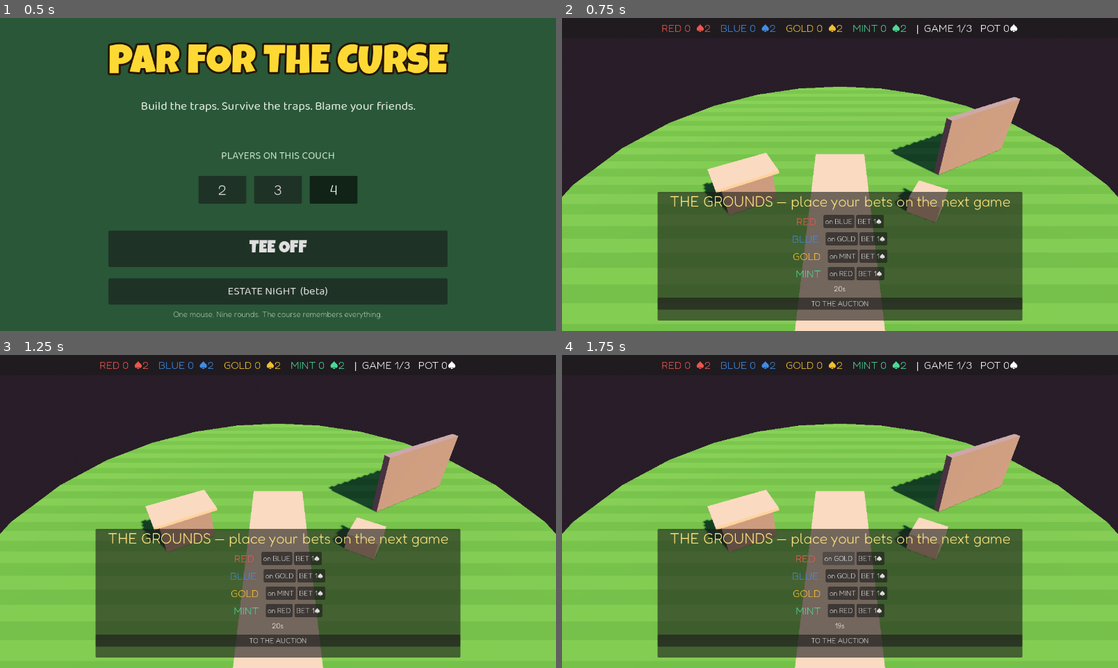
Above: before the commit, frames 1-4 (two rows, left to right).
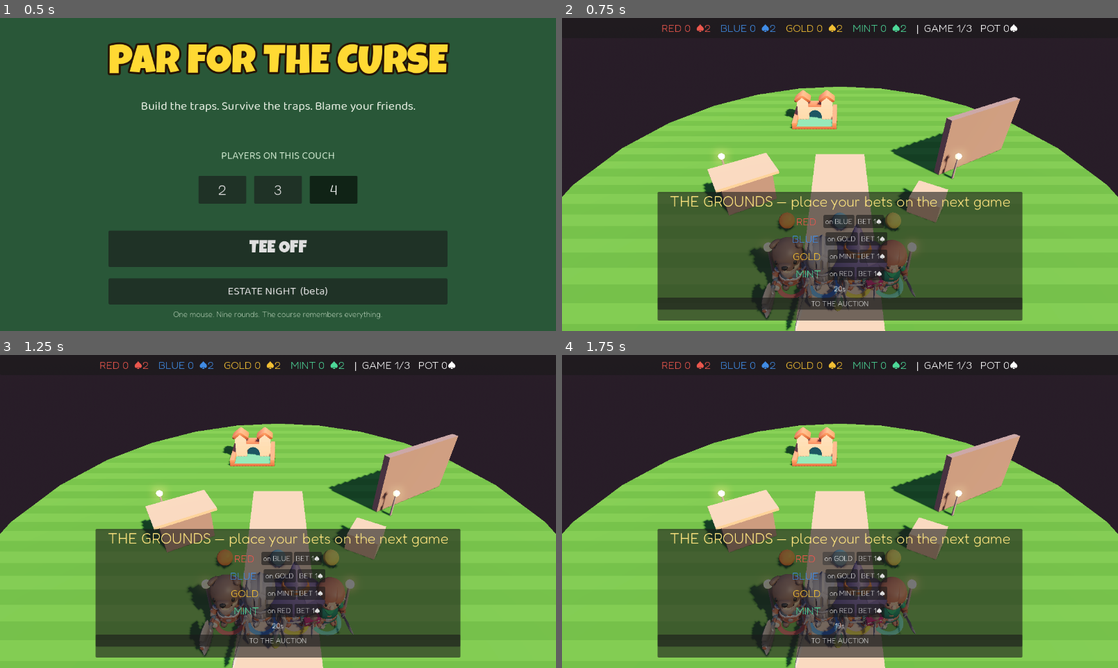
Above: after the commit, the same moments.

Repository: substrateagnostic/ill-will
Game: Godot game, scene res://scenes/menu.tscn
Same seed, same stepped clock (60 frames per second), same inputs: the game is played once before the commit and once after it.
Inputs:
- Up to frame 1 (0.5 s): no input
- Up to frame 2 (0.75 s): click "ESTATE NIGHT (beta)" at 0.5 s
- Up to frame 3 (1.25 s): no input
- Up to frame 4 (1.75 s): click "on BLUE" at 1.25 s

Frame 1 is identical in both runs. In frame 2, 4.9% of the frame differs, in the area x 27-72%, y 23-100%; in frame 3, 4.9%; in frame 4, 4.9%.

Commit message:
Estate E2a: walkable grounds - characters, click-to-walk, toys, lanterns, castle
EstateWalker (CharacterBody3D + KayKit anims, gamepad stick or mouse
select-and-send), physics toy balls, lantern glow, castle folly, bot
wandering in --estatebots, grounds frozen while minigames run.

Co-Authored-By: Claude Fable 5 <noreply@anthropic.com>

Diff:
--- a/estate/estate.gd
+++ b/estate/estate.gd
@@ -22,6 +22,9 @@
 var _module: Node = null
 var _bet_targets := {}
 var _monuments_drawn := 0
+var walkers: Array = []
+var _selected_walker := -1
+var _bot_wander_timer := 0.0
 
 @onready var cam: Camera3D = $Camera3D
 @onready var top_bar: HBoxContainer = $UI/TopBar/Row
@@ -38,6 +41,9 @@
 		elif arg == "--mockonly":
 			mockonly = true
 	EstateState.start_night(GameState.player_count)
+	PlayerInput.auto_assign(GameState.player_count)
+	_spawn_walkers()
+	_spawn_toys()
 	_redraw_monuments()
 	_redraw_graffiti()
 	banner.visible = false
@@ -48,7 +54,74 @@
 func get_phase_name() -> String:
 	return Phase.keys()[phase]
 
+const CHAR_SCENES := [
+	preload("res://assets/models/kaykit/Barbarian.glb"),
+	preload("res://assets/models/kaykit/Knight.glb"),
+	preload("res://assets/models/kaykit/Mage.glb"),
+	preload("res://assets/models/kaykit/Rogue.glb"),
+]
+
+func _spawn_walkers() -> void:
+	for i in EstateState.players.size():
+		var w := EstateWalker.new()
+		$Grounds/Walkers.add_child(w)
+		w.global_position = Vector3(-1.5 + i * 1.0, 0.1, 1.0)
+		w.setup(CHAR_SCENES[i], EstateState.players[i].color, i)
+		walkers.append(w)
+
+func _spawn_toys() -> void:
+	var colors := [Color(0.95, 0.5, 0.2), Color(0.4, 0.75, 0.95), Color(0.85, 0.85, 0.3)]
+	for i in 3:
+		var b := RigidBody3D.new()
+		b.mass = 0.5
+		var shape := CollisionShape3D.new()
+		var s := SphereShape3D.new()
+		s.radius = 0.3
+		shape.shape = s
+		b.add_child(shape)
+		var m := MeshInstance3D.new()
+		var mesh := SphereMesh.new()
+		mesh.radius = 0.3
+		mesh.height = 0.6
+		m.mesh = mesh
+		var mat := StandardMaterial3D.new()
+		mat.albedo_color = colors[i]
+		m.material_override = mat
+		b.add_child(m)
+		b.linear_damp = 0.6
+		b.angular_damp = 0.4
+		$Grounds/Toys.add_child(b)
+		b.global_position = Vector3(-2.0 + i * 2.0, 0.4, -1.5)
+
+func _unhandled_input(event: InputEvent) -> void:
+	if phase == Phase.GAME or _module != null:
+		return
+	if event is InputEventMouseButton and event.pressed and event.button_index == MOUSE_BUTTON_LEFT:
+		var origin := cam.project_ray_origin(event.position)
+		var dir := cam.project_ray_normal(event.position)
+		var space := get_world_3d().direct_space_state
+		var q := PhysicsRayQueryParameters3D.create(origin, origin + dir * 60.0, 3)
+		var hit := space.intersect_ray(q)
+		if hit.is_empty():
+			return
+		if hit.collider is EstateWalker:
+			_select_walker(hit.collider.player_idx)
+		elif _selected_walker >= 0:
+			walkers[_selected_walker].walk_target = hit.position
+
+func _select_walker(idx: int) -> void:
+	_selected_walker = idx
+	for w in walkers:
+		w.set_selected(w.player_idx == idx)
+	Sfx.play("card", -8.0)
+
 func _process(delta: float) -> void:
+	if bots and _module == null and not walkers.is_empty():
+		_bot_wander_timer -= delta
+		if _bot_wander_timer <= 0.0:
+			_bot_wander_timer = 1.6
+			var w: EstateWalker = walkers[EstateState.rng.randi_range(0, walkers.size() - 1)]
+			w.walk_target = Vector3(EstateState.rng.randf_range(-6.0, 6.0), 0, EstateState.rng.randf_range(-7.0, 1.5))
 	if phase == Phase.GROUNDS:
 		_grounds_timer -= delta
 		_update_grounds_clock()
@@ -234,6 +307,7 @@
 	var scene: PackedScene = load(info.scene)
 	_module = scene.instantiate()
 	$Grounds.visible = false
+	$Grounds.process_mode = Node.PROCESS_MODE_DISABLED
 	plinths.visible = false
 	$GraffitiWall.visible = false
 	$UI/TopBar.visible = false
@@ -266,6 +340,7 @@
 		_module.queue_free()
 		_module = null
 	$Grounds.visible = true
+	$Grounds.process_mode = Node.PROCESS_MODE_INHERIT
 	plinths.visible = true
 	$GraffitiWall.visible = true
 	$UI/TopBar.visible = true
--- a/estate/estate.tscn
+++ b/estate/estate.tscn
@@ -1,8 +1,24 @@
-[gd_scene load_steps=10 format=3]
+[gd_scene load_steps=14 format=3]
 
 [ext_resource type="Script" path="res://estate/estate.gd" id="1"]
 [ext_resource type="FontFile" path="res://assets/fonts/LuckiestGuy-Regular.ttf" id="2_luckiest"]
 [ext_resource type="Texture2D" path="res://assets/textures/grass_stripes.png" id="3_grass"]
+[ext_resource type="PackedScene" path="res://assets/models/minigolf/castle.glb" id="4_castle"]
+
+[sub_resource type="SphereMesh" id="lantern_mesh"]
+radius = 0.14
+height = 0.28
+
+[sub_resource type="StandardMaterial3D" id="mat_lantern"]
+albedo_color = Color(1, 0.9, 0.6, 1)
+emission_enabled = true
+emission = Color(1, 0.75, 0.35, 1)
+emission_energy_multiplier = 2.0
+
+[sub_resource type="CylinderMesh" id="post_mesh"]
+top_radius = 0.04
+bottom_radius = 0.05
+height = 1.1
 
 [sub_resource type="ProceduralSkyMaterial" id="sky_mat"]
 sky_top_color = Color(0.2, 0.25, 0.45, 1)
@@ -46,7 +62,53 @@
 radius = 12.0
 height = 0.5
 sides = 24
+use_collision = true
 material = SubResource("mat_lawn")
+
+[node name="Castle" parent="Grounds" instance=ExtResource("4_castle")]
+transform = Transform3D(2.6, 0, 0, 0, 2.6, 0, 0, 0, 2.6, -1.5, 0, -10.5)
+
+[node name="Walkers" type="Node3D" parent="Grounds"]
+
+[node name="Toys" type="Node3D" parent="Grounds"]
+
+[node name="Lanterns" type="Node3D" parent="Grounds"]
+
+[node name="LPost1" type="MeshInstance3D" parent="Grounds/Lanterns"]
+transform = Transform3D(1, 0, 0, 0, 1, 0, 0, 0, 1, 2.2, 0.55, 0.5)
+mesh = SubResource("post_mesh")
+
+[node name="LGlow1" type="MeshInstance3D" parent="Grounds/Lanterns"]
+transform = Transform3D(1, 0, 0, 0, 1, 0, 0, 0, 1, 2.2, 1.2, 0.5)
+mesh = SubResource("lantern_mesh")
+surface_material_override/0 = SubResource("mat_lantern")
+
+[node name="LPost2" type="MeshInstance3D" parent="Grounds/Lanterns"]
+transform = Transform3D(1, 0, 0, 0, 1, 0, 0, 0, 1, -2.2, 0.55, 0.5)
+mesh = SubResource("post_mesh")
+
+[node name="LGlow2" type="MeshInstance3D" parent="Grounds/Lanterns"]
+transform = Transform3D(1, 0, 0, 0, 1, 0, 0, 0, 1, -2.2, 1.2, 0.5)
+mesh = SubResource("lantern_mesh")
+surface_material_override/0 = SubResource("mat_lantern")
+
+[node name="LPost3" type="MeshInstance3D" parent="Grounds/Lanterns"]
+transform = Transform3D(1, 0, 0, 0, 1, 0, 0, 0, 1, 5.2, 0.55, -4.5)
+mesh = SubResource("post_mesh")
+
+[node name="LGlow3" type="MeshInstance3D" parent="Grounds/Lanterns"]
+transform = Transform3D(1, 0, 0, 0, 1, 0, 0, 0, 1, 5.2, 1.2, -4.5)
+mesh = SubResource("lantern_mesh")
+surface_material_override/0 = SubResource("mat_lantern")
+
+[node name="LPost4" type="MeshInstance3D" parent="Grounds/Lanterns"]
+transform = Transform3D(1, 0, 0, 0, 1, 0, 0, 0, 1, -5.2, 0.55, -4.5)
+mesh = SubResource("post_mesh")
+
+[node name="LGlow4" type="MeshInstance3D" parent="Grounds/Lanterns"]
+transform = Transform3D(1, 0, 0, 0, 1, 0, 0, 0, 1, -5.2, 1.2, -4.5)
+mesh = SubResource("lantern_mesh")
+surface_material_override/0 = SubResource("mat_lantern")
 
 [node name="Path" type="CSGBox3D" parent="Grounds"]
 transform = Transform3D(1, 0, 0, 0, 1, 0, 0, 0, 1, 0, 0.01, -2)
--- /dev/null
+++ b/estate/walker.gd
@@ -0,0 +1,84 @@
+class_name EstateWalker
+extends CharacterBody3D
+## A player's character on the estate grounds. Gamepad stick moves it
+## directly; the shared mouse selects it and sends it walking to a point.
+
+const SPEED := 3.4
+
+var player_idx := 0
+var anim: AnimationPlayer
+var walk_target := Vector3.INF
+var selected := false
+
+var _ring_mat: StandardMaterial3D
+var _base_color := Color.WHITE
+
+func setup(char_scene: PackedScene, color: Color, idx: int) -> void:
+	player_idx = idx
+	_base_color = color
+	collision_layer = 2
+	collision_mask = 1
+	var shape := CollisionShape3D.new()
+	var capsule := CapsuleShape3D.new()
+	capsule.radius = 0.32
+	capsule.height = 1.3
+	shape.shape = capsule
+	shape.position.y = 0.65
+	add_child(shape)
+	var inst := char_scene.instantiate()
+	inst.scale = Vector3(0.85, 0.85, 0.85)
+	add_child(inst)
+	anim = inst.find_child("AnimationPlayer", true, false)
+	for a in ["Idle", "Walking_A"]:
+		if anim and anim.has_animation(a):
+			anim.get_animation(a).loop_mode = Animation.LOOP_LINEAR
+	var ring := MeshInstance3D.new()
+	var mesh := TorusMesh.new()
+	mesh.inner_radius = 0.36
+	mesh.outer_radius = 0.5
+	ring.mesh = mesh
+	_ring_mat = StandardMaterial3D.new()
+	_ring_mat.albedo_color = color
+	_ring_mat.emission_enabled = true
+	_ring_mat.emission = color * 0.3
+	ring.material_override = _ring_mat
+	ring.position.y = 0.03
+	ring.scale.y = 0.25
+	add_child(ring)
+	if anim:
+		anim.play("Idle")
+
+func set_selected(v: bool) -> void:
+	selected = v
+	if _ring_mat:
+		_ring_mat.emission = _base_color * (1.2 if v else 0.3)
+
+func _physics_process(delta: float) -> void:
+	var mv := PlayerInput.get_move(player_idx)
+	var v := Vector3(mv.x, 0, mv.y) * SPEED
+	if v.length() < 0.2 and walk_target != Vector3.INF:
+		var flat := walk_target - global_position
+		flat.y = 0.0
+		if flat.length() > 0.3:
+			v = flat.normalized() * SPEED
+		else:
+			walk_target = Vector3.INF
+	elif v.length() >= 0.2:
+		walk_target = Vector3.INF
+	velocity.x = v.x
+	velocity.z = v.z
+	velocity.y = velocity.y - 20.0 * delta if not is_on_floor() else 0.0
+	move_and_slide()
+	for i in get_slide_collision_count():
+		var col := get_slide_collision(i)
+		var body := col.get_collider()
+		if body is RigidBody3D:
+			body.apply_central_impulse(-col.get_normal() * 1.4)
+	if anim:
+		var moving := Vector2(velocity.x, velocity.z).length() > 0.5
+		var want := "Walking_A" if moving else "Idle"
+		if anim.current_animation != want and anim.has_animation(want):
+			anim.play(want)
+	if Vector2(velocity.x, velocity.z).length() > 0.5:
+		var face := atan2(velocity.x, velocity.z)
+		rotation.y = lerp_angle(rotation.y, face, 1.0 - exp(-10.0 * delta))
Not shown, added: estate/walker.gd.uid
Not shown, changed: alexmemory.md
